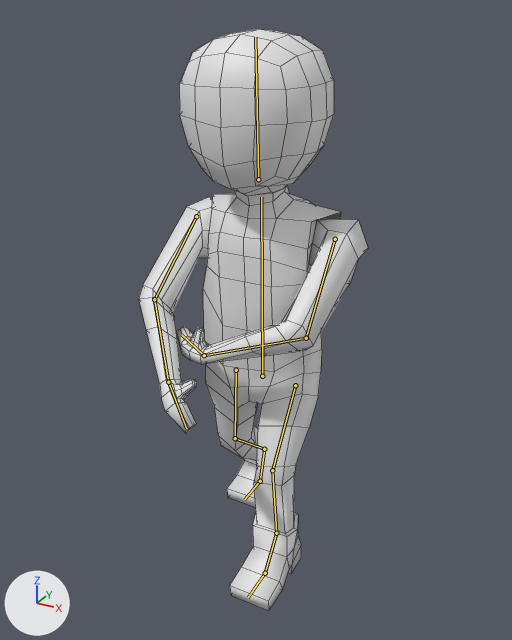
A saved change to the Blender file KinderGardenBattle/Assets/Resources/Le perso animé.blend.
The view is the same before and after, from a 50 mm camera at (8.52, -16.98, 13.67) aimed at (0.8, -2.94, 6.65). The lights are fixed; the arrows at lower left show +X, +Y and +Z. Both versions are drawn at frame 46 of the action "Coup d'épée"; the numbers are the values there. The bones that bend it are drawn over the model as lines. Mesh edges are drawn as thin lines.
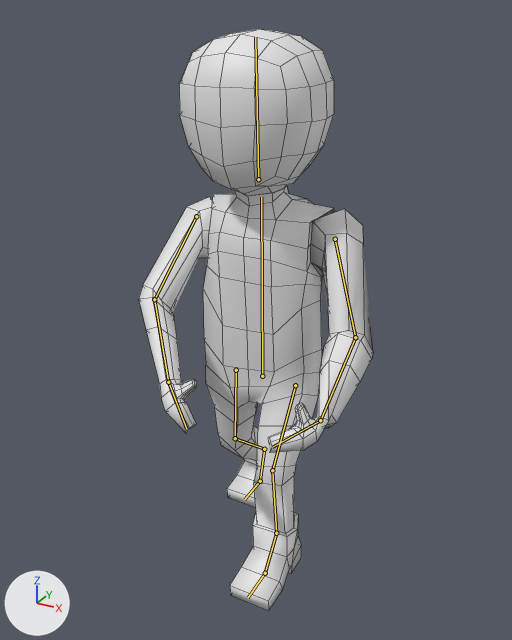
Boxes [x1, y1, x2, y2] around the edits, measured in the pictures (512 x 640 px):
'Cube', posed: before [139, 187, 368, 611]; after [139, 187, 373, 611]
bone 'Bras.L', root to tip: before (335, 239) to (306, 338); after (335, 239) to (355, 337)
bone 'Avant-Bras.L', root to tip: before (306, 338) to (204, 355); after (355, 337) to (320, 420)
bone 'Main.L', root to tip: before (204, 355) to (181, 334); after (320, 420) to (272, 447)

The edits, one by one:
Bone 'Bras.L' (bone_bras_l) turns from (87, 47, 45) to (35, 57, 19) degrees about its own x, y and z.
Bone 'Avant-Bras.L' (bone_avant_bras_l) turns from (-37, -39, -9) to (56, 40, 32) degrees about its own x, y and z.
Bone 'Main.L' (bone_main_l) turns from (-24, -22, -28) to (-40, -127, -36) degrees about its own x, y and z.
